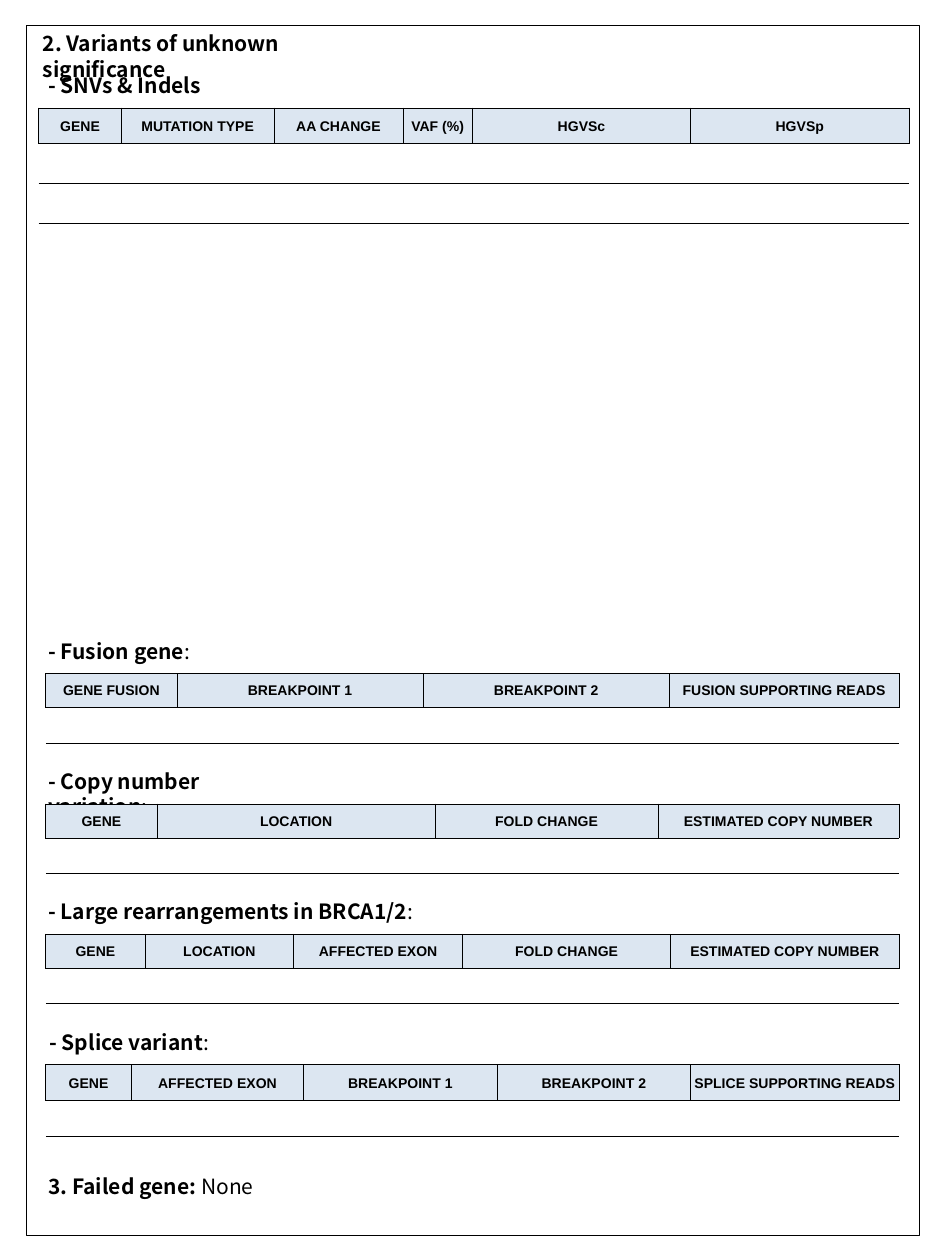
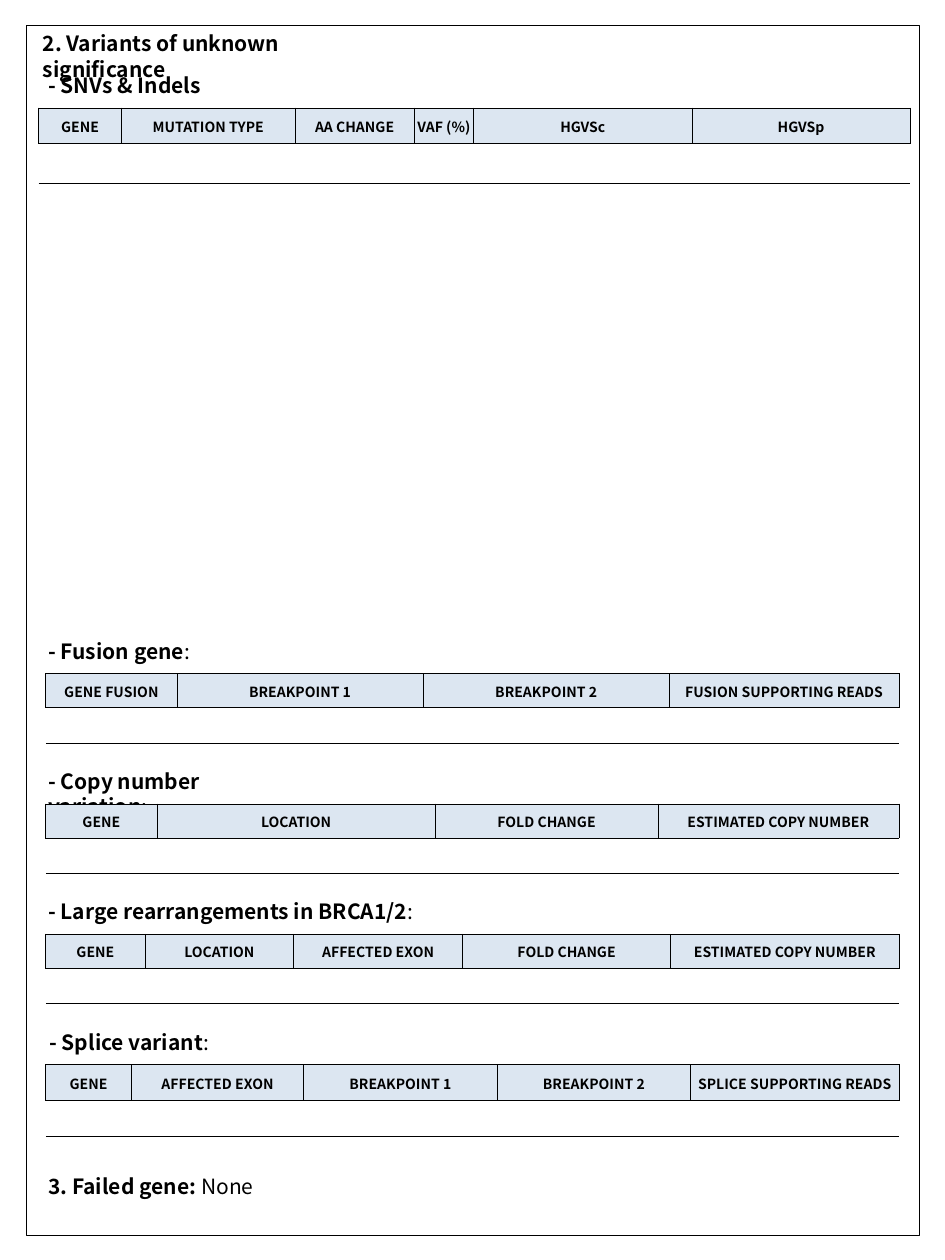
Before and after one commit to dr-you-group/NGS-E2E-Pipeline, a slide deck: slide 2 of resources/NGS_GE_report_baseline_v2.pptx. Drawn at 945x1260 pixels with LibreOffice and Linux fonts; fonts in the diff are those of the drawing. Boxes give left, top, right and bottom in pixels: in the first picture for what was removed or moved away, otherwise in the second. Text is boxed around its words. In the diff, an @@ line names an element or a change of style, - is before the commit and + after.

```diff
--- a/resources/NGS_GE_report_baseline_v2.pptx
+++ b/resources/NGS_GE_report_baseline_v2.pptx
@@ table at <box>39,108,910,184</box> @@
-row 3:  |  |  |  |  | 
@@ table at <box>45,674,897,743</box> @@
@@ font Arial to Noto Sans CJK KR @@
@@ table at <box>45,804,898,873</box> @@
@@ font Arial to Noto Sans CJK KR @@
@@ table at <box>45,935,898,1004</box> @@
@@ font Arial to Noto Sans CJK KR @@
@@ table at <box>45,1065,900,1137</box> @@
@@ font Arial to Noto Sans CJK KR @@
```
Also in this commit, not shown: 2 other slides changed, 6 other files.
